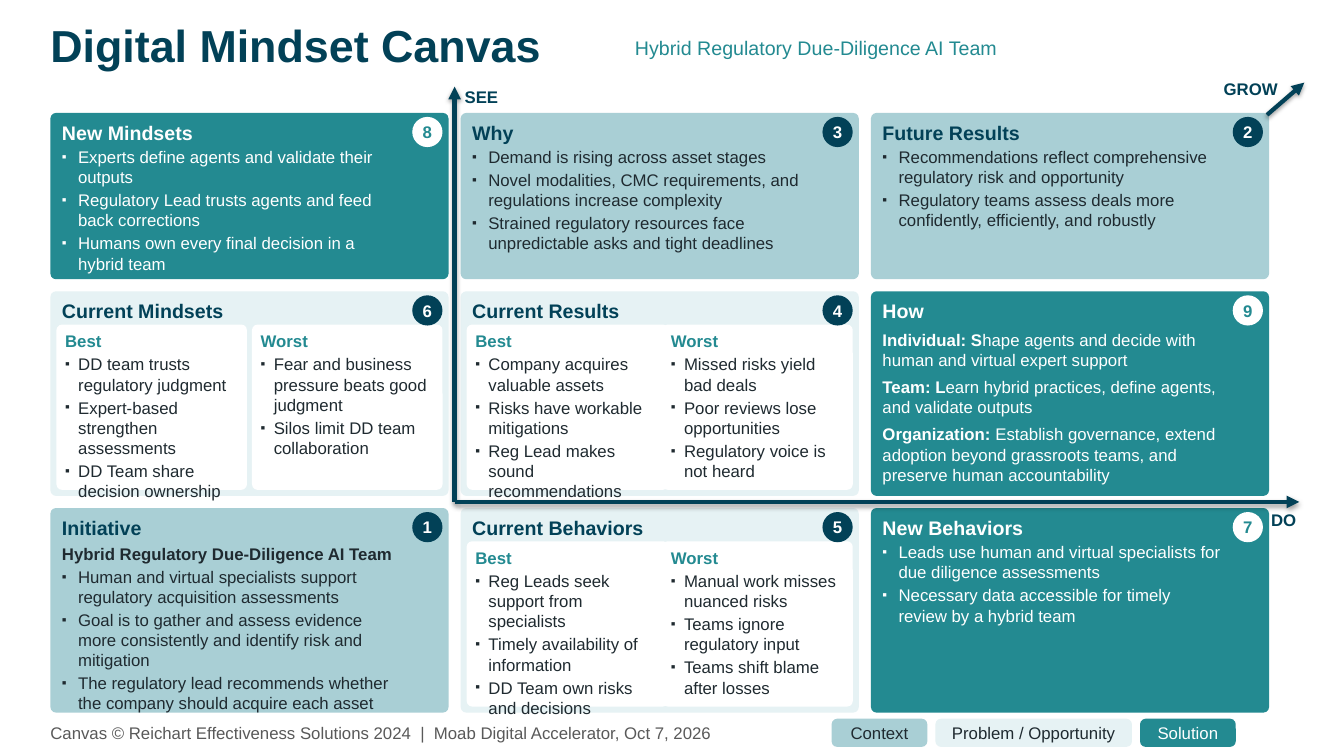
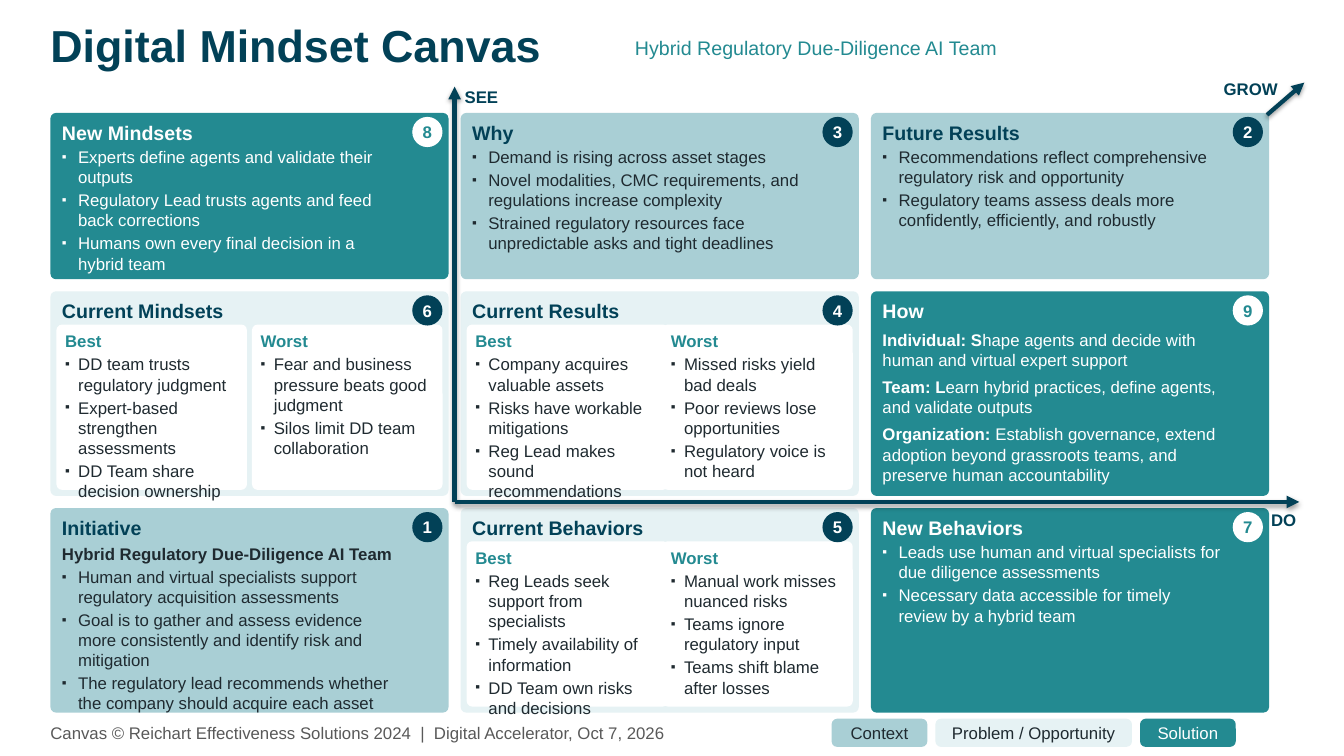
Before and after one commit to jonathanbasler-a11y/RAagents, a slide deck: slide 1 of hybrid-regulatory-dd-team/02-canvas/Digital Mindset Canvas.pptx. Drawn at 1344x756 pixels with LibreOffice and Linux fonts; fonts in the diff are those of the drawing. Boxes give left, top, right and bottom in pixels: in the first picture for what was removed or moved away, otherwise in the second. Text is boxed around its words. In the diff, an @@ line names an element or a change of style, - is before the commit and + after.

```diff
--- a/hybrid-regulatory-dd-team/02-canvas/Digital Mindset Canvas.pptx
+++ b/hybrid-regulatory-dd-team/02-canvas/Digital Mindset Canvas.pptx
@@ text at (50, 727, 664, 743): text changed @@
-Canvas © Reichart Effectiveness Solutions 2024 | Moab Digital Accelerator, Oct 7, 2026
+Canvas © Reichart Effectiveness Solutions 2024 | Digital Accelerator, Oct 7, 2026
```
Also in this commit, not shown: 15 other files.
